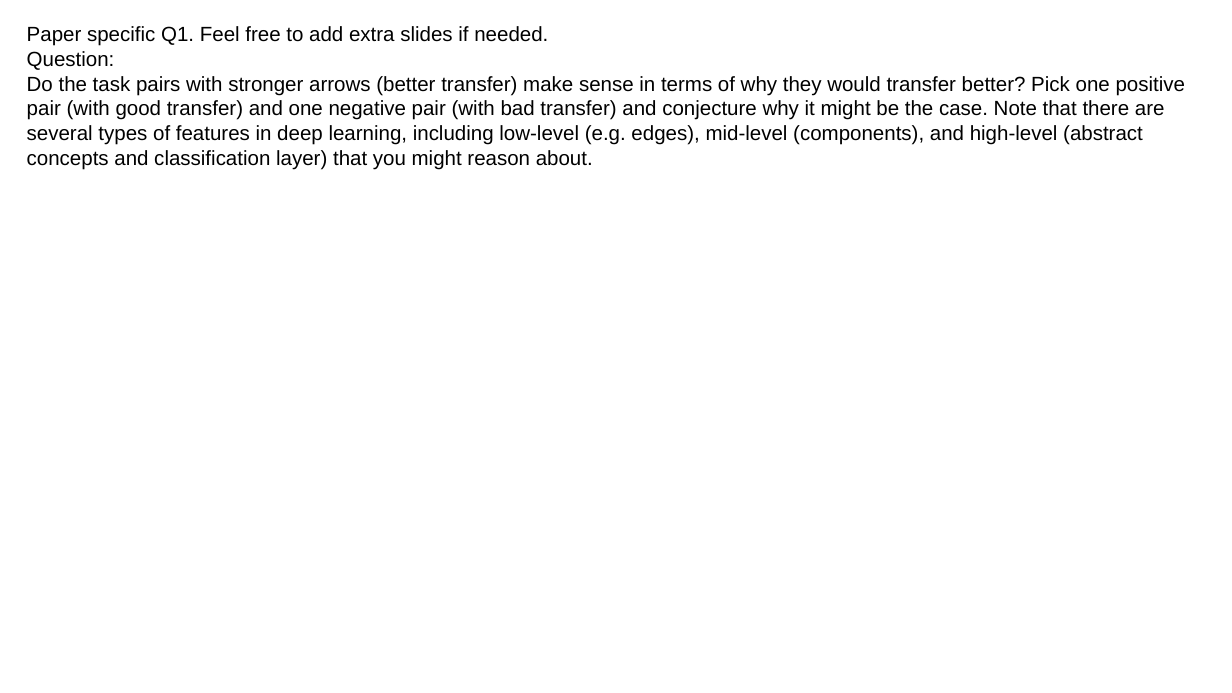
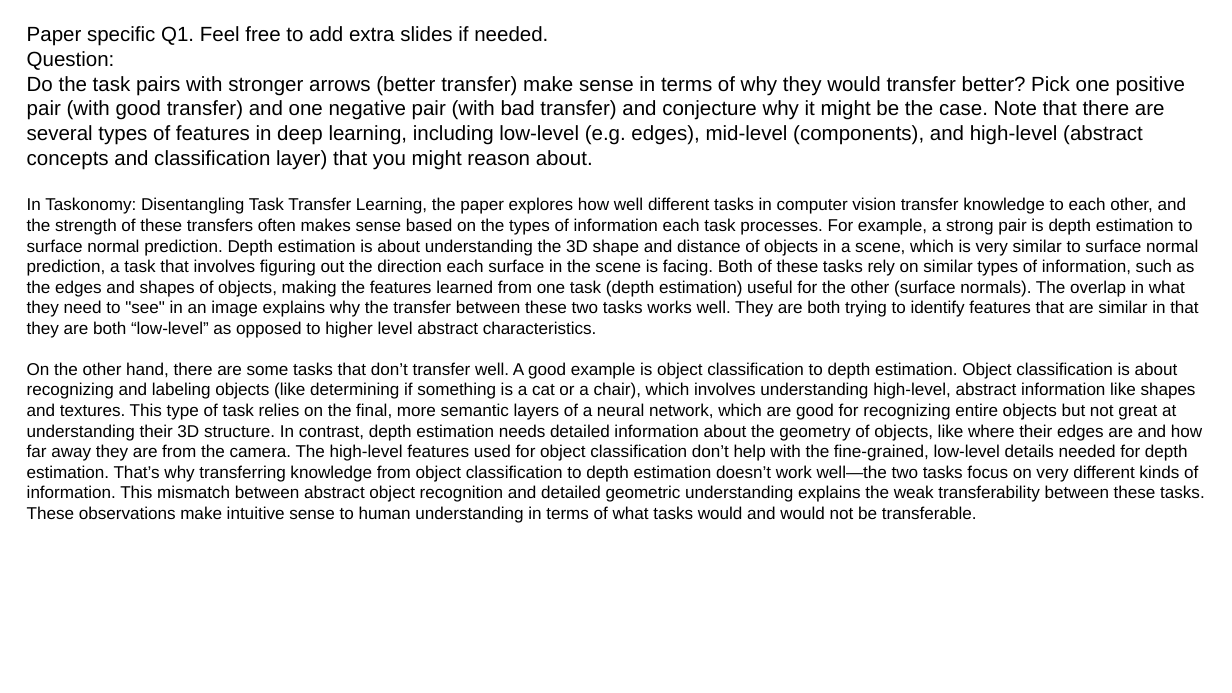
Before and after one commit to mccarvik/georgia_tech, a slide deck: slide 12 of deep_learning/2_assign/assignment2/report-template-a2 - McCarville.pptx. Drawn at 1232x693 pixels with LibreOffice and Linux fonts; fonts in the diff are those of the drawing. Boxes give left, top, right and bottom in pixels: in the first picture for what was removed or moved away, otherwise in the second. Text is boxed around its words. In the diff, an @@ line names an element or a change of style, - is before the commit and + after.

Commit message:
update

```diff
--- a/deep_learning/2_assign/assignment2/report-template-a2 - McCarville.pptx
+++ b/deep_learning/2_assign/assignment2/report-template-a2 - McCarville.pptx
@@ title at (27, 26, 1205, 523): text changed; size 12 to 10 pt @@
-Paper specific Q1. Feel free to add extra slides if needed.
-Question:
-Do the task pairs with stronger arrows (better transfer) make sense in terms of why they would transfer better? Pick one positive pair (with good transfer) and one negative pair (with bad transfer) and conjecture why it might be the case. Note that there are several types of features in deep learning, including low-level (e.g. edges), mid-level (components), and high-level (abstract concepts and classification layer) that you might reason about.
+Paper specific Q1. Feel free to add extra slides if needed.
+Question:
+Do the task pairs with stronger arrows (better transfer) make sense in terms of why they would transfer better? Pick one positive pair (with good transfer) and one negative pair (with bad transfer) and conjecture why it might be the case. Note that there are several types of features in deep learning, including low-level (e.g. edges), mid-level (components), and high-level (abstract concepts and classification layer) that you might reason about.
+In Taskonomy: Disentangling Task Transfer Learning, the paper explores how well different tasks in computer vision transfer knowledge to each other, and the strength of these transfers often makes sense based on the types of information each task processes. For example, a strong pair is depth estimation to surface normal prediction. Depth estimation is about understanding the 3D shape and distance of objects in a scene, which is very similar to surface normal prediction, a task that involves figuring out the direction each surface in the scene is facing. Both of these tasks rely on similar types of information, such as the edges and shapes of objects, making the features learned from one task (depth estimation) useful for the other (surface normals). The overlap in what they need to "see" in an image explains why the transfer between these two tasks works well. They are both trying to identify features that are similar in that they are both “low-level” as opposed to higher level abstract characteristics.
+On the other hand, there are some tasks that don’t transfer well. A good example is object classification to depth estimation. Object classification is about recognizing and labeling objects (like determining if something is a cat or a chair), which involves understanding high-level, abstract information like shapes and textures. This type of task relies on the final, more semantic layers of a neural network, which are good for recognizing entire objects but not great at understanding their 3D structure. In contrast, depth estimation needs detailed information about the geometry of objects, like where their edges are and how far away they are from the camera. The high-level features used for object classification don’t help with the fine-grained, low-level details needed for depth estimation. That’s why transferring knowledge from object classification to depth estimation doesn’t work well—the two tasks focus on very different kinds of information. This mismatch between abstract object recognition and detailed geometric understanding explains the weak transferability between these tasks.
+These observations make intuitive sense to human understanding in terms of what tasks would and would not be transferable.
```
